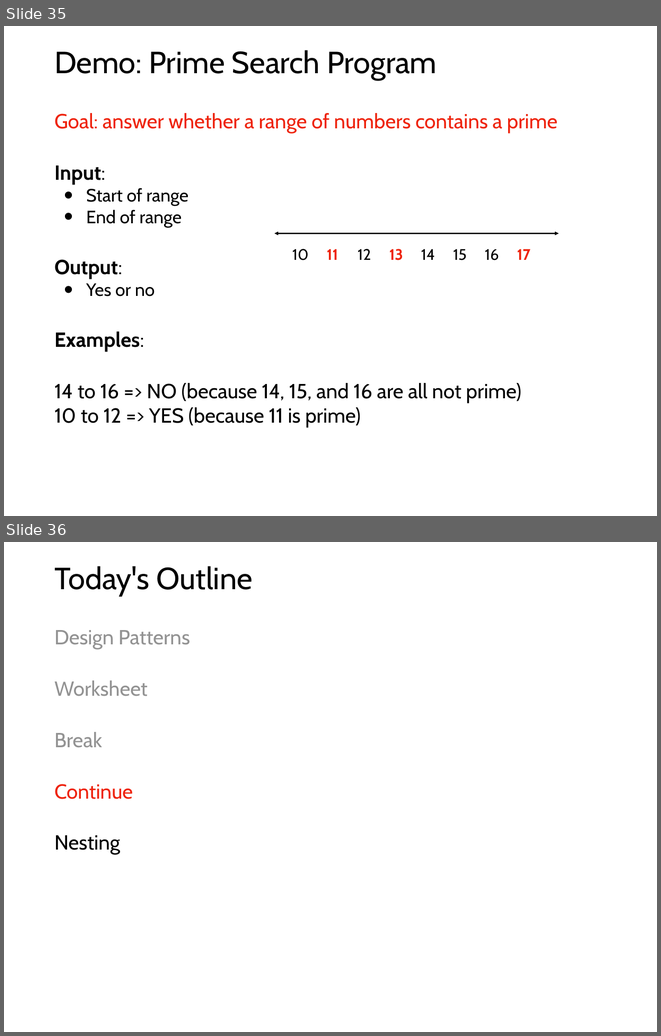
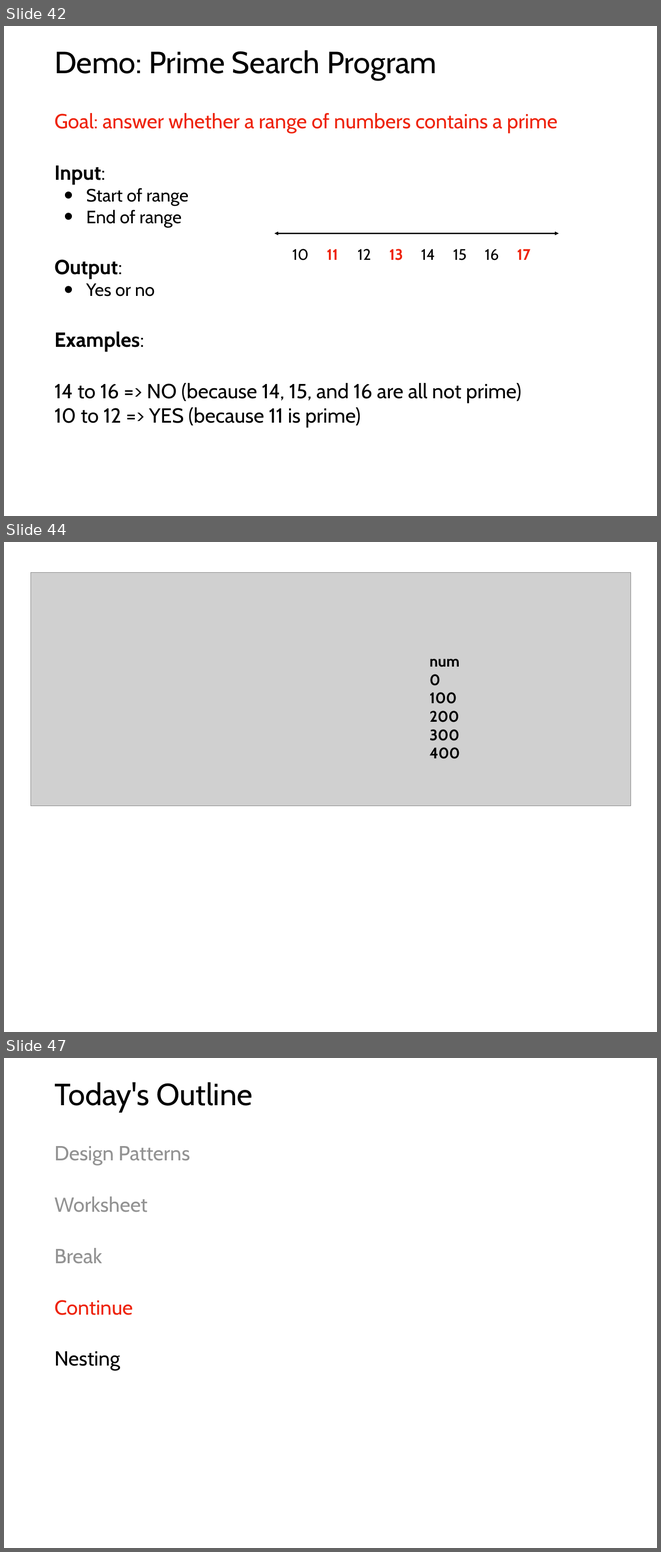
Before and after one commit to tylerharter/caraza-harter-com, a slide deck: tyler/meena/cs220/f20/materials/lec_12_F20.ppt. Shown one above the other, each under a label of ours: slides 35 and 36 before the commit, slides 42, 44 and 47 after it; the slides between them are not shown. The pictures are 661x1036 and 661x1552 pixels, drawn with LibreOffice and Linux fonts; fonts in the diff are those of the drawing; grey boxes stand for pictures. Boxes give left, top, right and bottom in pixels: in the first picture for what was removed or moved away, otherwise in the second. Text is boxed around its words. In the diff, an @@ line names an element or a change of style, - is before the commit and + after.

```diff
--- a/tyler/meena/cs220/f20/materials/lec_12_F20.ppt
+++ b/tyler/meena/cs220/f20/materials/lec_12_F20.ppt
@@ slide 44 added at (x1=4, y1=542, x2=657, y2=1032), background #FFFFFF @@
@@ picture added at (x1=30, y1=573, x2=631, y2=805) @@
@@ text added at (x1=430, y1=659, x2=460, y2=759), 24 pt, text #000000, bold @@
+num
+0
+100
+200
+300
+400
@@ what was slide 35 is now slide 42 @@
@@ what was slide 36 is now slide 47 @@
```
Also in this commit, not shown: 2 slides changed, 14 other slides added.
